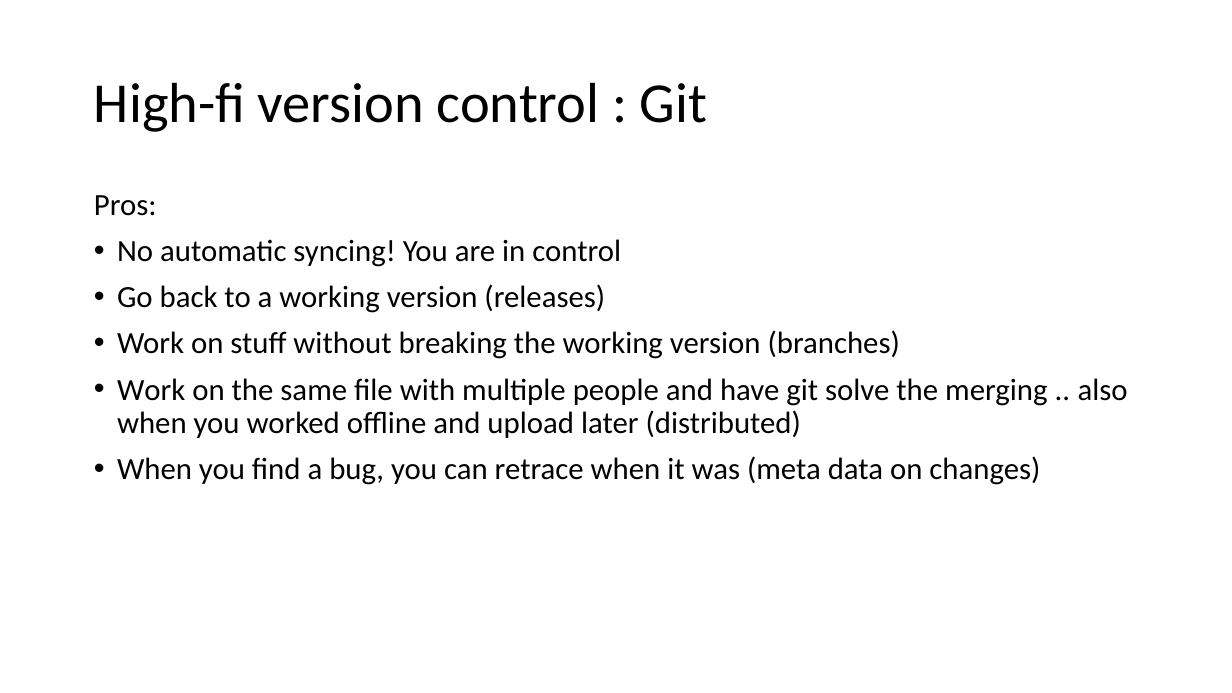
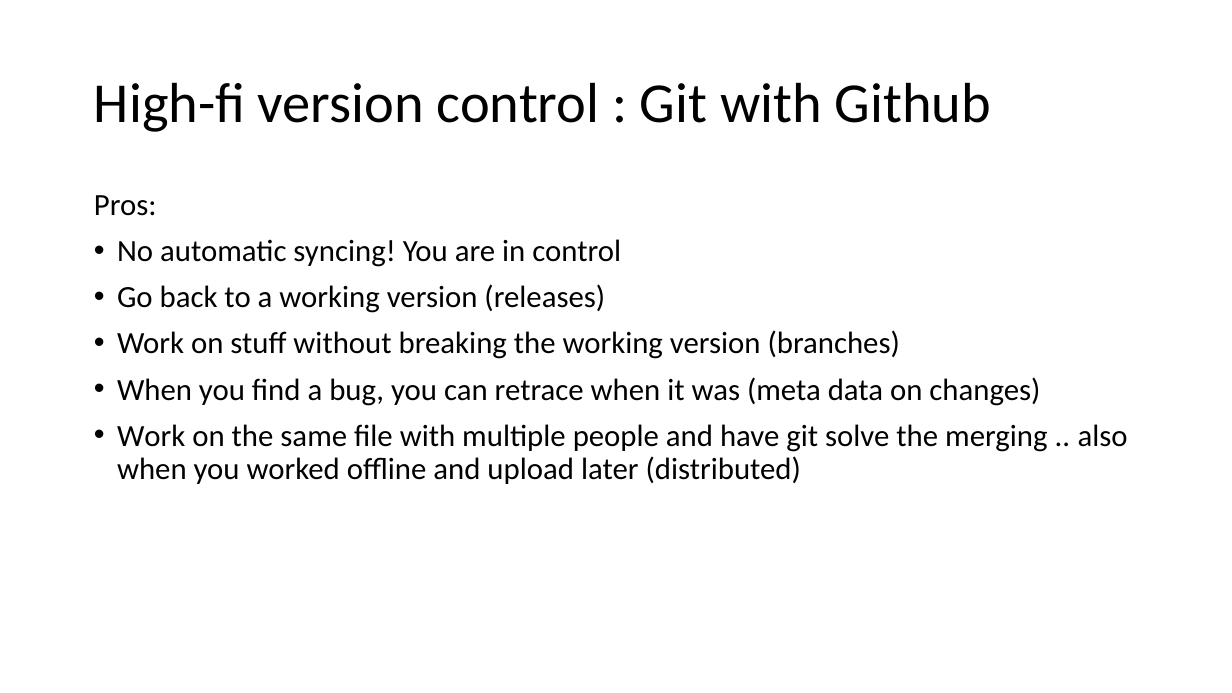
Before and after one commit to VHP4Safety/github_intro_training, a slide deck: slide 19 of powerpoints/github_part1.pptx (slide 20 before the commit). Drawn at 1232x693 pixels with LibreOffice and Linux fonts; fonts in the diff are those of the drawing. Boxes give left, top, right and bottom in pixels: in the first picture for what was removed or moved away, otherwise in the second. Text is boxed around its words. In the diff, an @@ line names an element or a change of style, - is before the commit and + after.

```diff
--- a/powerpoints/github_part1.pptx
+++ b/powerpoints/github_part1.pptx
@@ title at bbox=[94, 82, 991, 132]: text changed @@
-High-fi version control : Git
+High-fi version control : Git with Github
@@ text at bbox=[117, 377, 1040, 406]: paragraph added @@
+• When you find a bug, you can retrace when it was (meta data on changes)
@@ text at bbox=[117, 456, 1040, 485]: paragraph removed @@
-• When you find a bug, you can retrace when it was (meta data on changes)
```
Also in this commit, not shown: 6 other slides changed, 1 slide removed, 8 other files.
